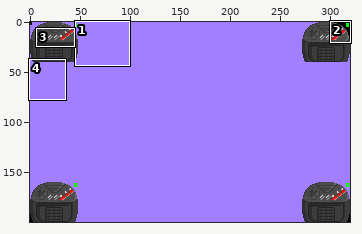
Sprite sheet, stored at source/background.png. Above: a wide view before the commit, with the close-up outlined.
Close-up. The starting point:
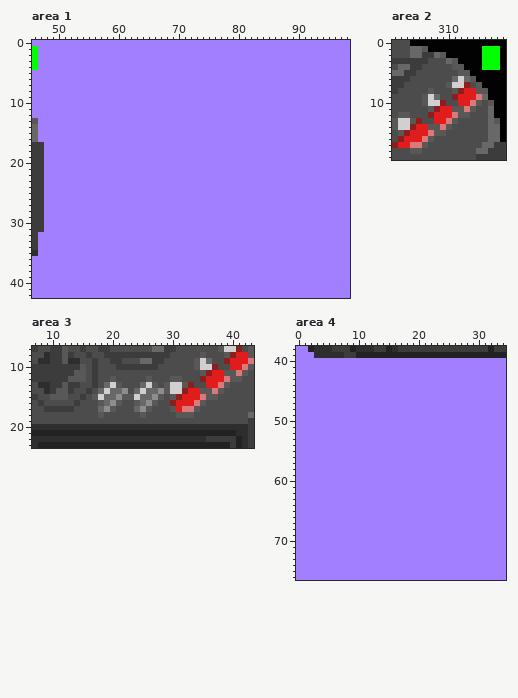
The file is 320x200 pixels. Colours within 5 levels of each other are drawn and written as one. Shown: area 1: x 46..98, y 0..42; area 2: x 301..319, y 0..19; area 3: x 7..43, y 7..23; area 4: x 0..34, y 38..76. The commit also changed other parts of the picture, which this record leaves out.
And afterwards:
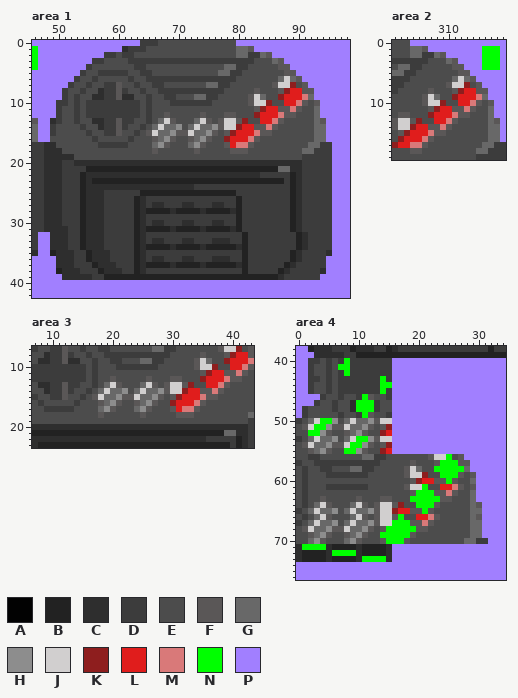
Palette (. is transparent): A #020202  B #222222  C #2e2e2e  D #3c3c3c  E #4c4c4c  F #5a5757  G #686868  H #8d8d8d  J #d1cfcf  K #8e1e1e  L #e01d1c  M #d97979  N #00ff00  P #a17fff
The edit:
Changed rows in their new state; - is an unchanged pixel.
Area 1:
first column x 48:
 0 ----------------DDDEEEEEEEEEEEEE----------------
 1 -------------CDDDEEEEEEEEEEEEEEEGGF-------------
 2 ----------DDEDDEEEEEEEEEEEEEEEEEGGDDGF----------
 3 --------DDEEEEDDDDDDDDDDDDDDDDDDDDDEEEGF--------
 4 -------DEEEEEEEDDEEEEEEEEEEEEEGGDDEEEEEFF-------
 5 ------DEEDDDDDEEDDEEEEEEEEEEEGGDDEEEEEEEFF------
 6 -----DEEDEEEEEDEEDDDDDDDDDDDDDDDEEEEEEEGJGF-----
 7 ----DEEDEEDDFEEDEEDDEEEEEEEGGDDEEEEEEEFJJKEF----
 8 ---DEEDEECDDFDEEDEEDDDDDDDDDDDEEEEEFEEEFKLLFF---
 9 ---DEDEECCDDFCCEEDEEDDEEEGGDDEEEEEFJGEEKLLLMG---
10 --DDEDEDDDDDDDDDEDEEEDDDDDDDEEEEEEFJJKEELLMFEF--
11 --DEEDEDDDDDDDDDEDEEEEEEEEEEEEEEEEEFKLLFFMFEEG--
12 --DEEDEDDDDDDDDDEDEEFEEEEEFEEEFFEEEKLLLMFFEEEG--
13 -CDEEDEECCDDFDDEEDEGJFEEEGJFEFJJFKEELLMFEEEEEGF-
14 -DEEEEDEECDDFDEEDEGJGGHEGJGGHFJJKLLFFMFEEEEEEGG-
15 -DEEEEEDEEDDFEEDEFJGGHFFJGGHFEFKLLLMFFEEEEEEEGG-
16 -EEEEEEEDEEEEEDEEEFGHFEEFGHFEEKLLLMFEEEEEEEEEGG-
17 CCEEEEEEEDDDDDEEEEGHFEEEGHFEEEFLMMFEEEEEEEEEGGDD
18 CCCEEEEEEEEEEEEEEEFEEEEEEFEEEEEFFFEEEEEEEEEGGDDD
19 CCCCCEEEEEEEEEEEEEEEEEEEEEEEEEEEEEEEEEEEEEEDDDDD
20 CCCDDCCCCCCCCCCCCCCCCCCCCCCCCCCCCCCCCCCCCCCDDDDD
21 CCCDDDDBBBBBBBBBBBBBBBBBBBBBBBBBBBBBBBBGGCCDDDDD
22 CCCDDDBCCCCCCCCCCCCCCCCCCCCCCCCCCCCCDDDDDBCDDDDD
23 CCCDDDBCBBBBBBBBBBBBBBBBBBBBBBBBBBBBBBBBDBCDDDDD
24 CCCDDDBCCCCCCCCCCCCCCCCCCDDDDDDDDDDDDDDDDBCDDDDD
25 CCCDDDBCCCDDDDDDBBBBBBBBBBBBBBBBDDDDDDDDDBCDDDDD
26 CCCDDDBCCCDDDDDBCDDDDDDDDDDDDDDDBDDDDDDDDBCDDDDD
27 CCCDDDBCCCDDDDDBCDCCDDDCCDDDCCDDBDDDDDDDDBCDDDDD
28 CCCDDDBCCCDDDDDBCBBBBCBBBBCBBBBCBDDDDDDDDBCDDDDD
29 CCCDDDBCCCDDDDDBCDDDDDDDDDDDDDDDBDDDDDDDDBCDDDDD
30 CCCDDDBCCCDDDDDBCDCCDDDCCDDDCCDDBDDDDDDDDBCDDDDD
31 CCCCDDBCCCDDDDDBCBBBBCBBBBCBBBBCBDDDDDDDDBCDDDDD
32 -CCCDDBCCCDDDDDBCDDDDDDDDDDDDDDDDBDDDDDDDDBCDDDD
33 -CCCDDBCCCDDDDDBCDCCDDDCCDDDCCCDDBDDDDDDDDBCDDDD
34 -CCCDDBCCCDDDDDBCBBBBCBBBBCBBBBBCBDDDDDDDDBCDDDD
35 -BCCCDDBCCCDDDDBCDDDDDDDDDDDDDDDDBDDDDDDDBCDDDDC
36 --CCCDDBCCCDDDDBCDCCDDDCCDDDCCCDDBDDDDDDDBCDDDD-
37 --CCCDDDBCCCDDDBCBBBBCBBBBCBBBBBCBDDDDDDBCDDDDD-
38 --BCCCDDDBCCCDDBCDDDDDDDDDDDDDDDDBDDDDDBCDDDDDC-
39 ---CCCCCDDBBBBBBBBBBBBBBBBBBBBBBBBBBBBBCDDDDDD--
Area 2:
first column x 304:
 0 PPPPPPPPPPPPPPPP
 1 ---PPPPPPPPP---P
 2 ------PPPPPP---P
 3 --------PPPP---P
 4 ---------PPP---P
 5 ----------PPPPPP
 6 -----------PPPPP
 7 ------------PPPP
 8 -------------PPP
 9 -------------PPP
10 --------------PP
11 --------------PP
12 --------------PP
13 ---------------P
14 ---------------P
15 ---------------P
16 ---------------P
Area 3:
first column x 10:
10 -----D
11 ----DD
12 ---DDD
14 -D----
15 DD----
first column x 39:
21 GG
Area 4:
first column x 0:
40 --DDEDEDNDDDDDDD----------------
41 --DEEDENNDDDDDDD----------------
42 --DEEDEDNDDDDDDD----------------
43 --DDEDEDDDDDDDND----------------
44 --DEEDEDDDDDDDNN----------------
45 --DEEDEDDDDDDDND----------------
46 ----DEEDEEDNFEED----------------
47 ---DEEDEECNNNDEE----------------
48 -DEEEEDEECNNNDEE----------------
49 -DEEEEEDEEDNFEED----------------
50 DEGJNNHEGJGGHFJJ----------------
51 EFJNNHFFJGGHFEFK----------------
52 EENNHFEEFGHFEEKL----------------
53 DEGJGGHEGJNNHFJJ----------------
54 EFJGGHFFJNNHFEFK----------------
55 EEFGHFEENNHFEEKL----------------
56 EEDDEEEEEEEGGDDEEEEEEEFJJNEF----
57 DEEDDDDDDDDDDDEEEEEFEEEFNNNFF---
58 EDEEDDEEEGGDDEEEEEFJGEENNNNNG---
59 EDEEEDDDDDDDEEEEEEFJJKEENNNFEF--
60 EDEEEEEEEEEEEEEEEEEFKLLFFNFEEG--
61 EDEEEDDDDDDDEEEEEEFJJNEELLMFEF--
62 EDEEEEEEEEEEEEEEEEEFNNNFFMFEEG--
63 EDEEFEEEEEFEEEFFEEENNNNNFFEEEG--
64 EDEGJFEEEGJFEFJJFKEENNNFEEEEEGF-
65 DEGJGGHEGJGGHFJJKLLFFNFEEEEEEGG-
66 EDEGJFEEEGJFEFJJFNEELLMFEEEEEGF-
67 DEGJGGHEGJGGHFJJNNNFFMFEEEEEEGG-
68 EFJGGHFFJGGHFEFNNNNNFFEEEEEEEGG-
69 EEFGHFEEFGHFEENNNNNFEEEEEEEEEGG-
70 EEGHFEEEGHFEEEFNNNFEEEEEEEEEGGDD
71 CNNNNCBBBBCBBBBC----------------
72 CBBBBCNNNNCBBBBC----------------
73 CBBBBCBBBBCNNNNC----------------
Changed places in both close-ups, as pixel boxes (x1, y1, x2, y2):
changed: (44, 40, 332, 280)
changed: (410, 40, 506, 142)
changed: (50, 364, 86, 400)
changed: (224, 430, 236, 436)
changed: (296, 358, 488, 562)
